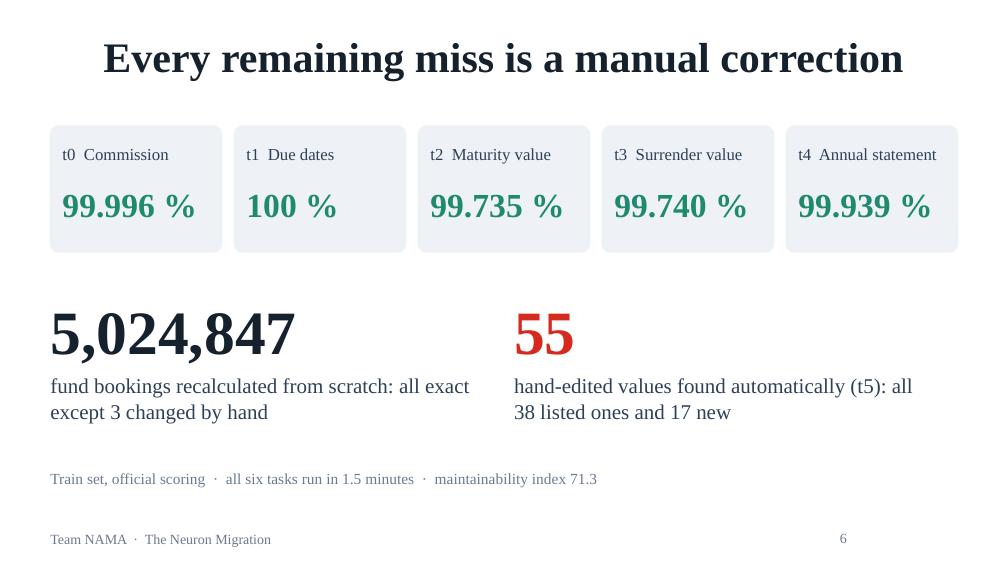
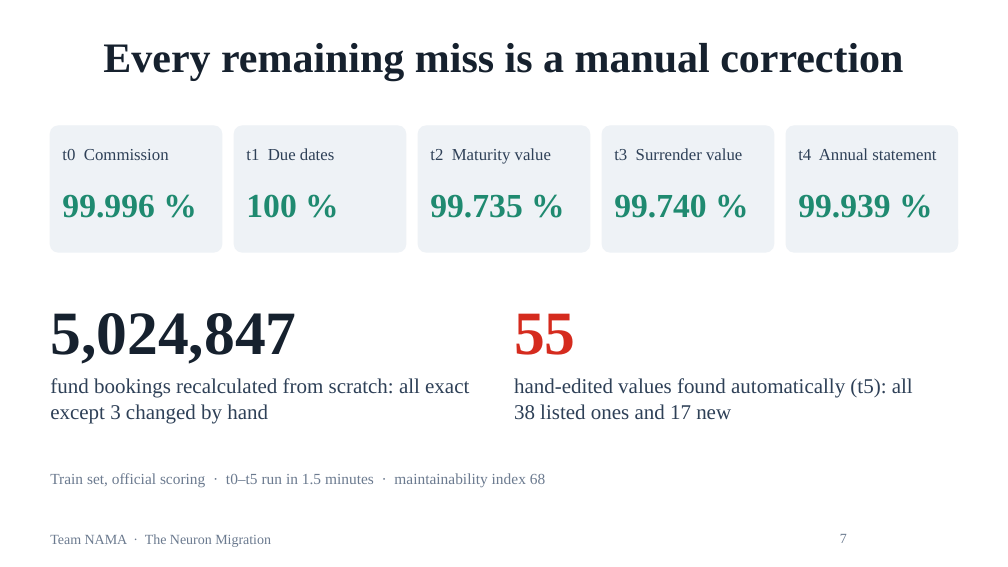
Before and after one commit to mj-amin-ece/Lifeware-Challenge, a slide deck: slide 7 of presentation/NAMA_Neuron_Migration.pptx (slide 6 before the commit). Drawn at 1008x567 pixels with LibreOffice and Linux fonts; fonts in the diff are those of the drawing; background and template pictures are left out. Boxes give left, top, right and bottom in pixels: in the first picture for what was removed or moved away, otherwise in the second. Text is boxed around its words. In the diff, an @@ line names an element or a change of style, - is before the commit and + after.

```diff
--- a/presentation/NAMA_Neuron_Migration.pptx
+++ b/presentation/NAMA_Neuron_Migration.pptx
@@ text at (50,473,545,488): text changed @@
-Train set, official scoring · all six tasks run in 1.5 minutes · maintainability index 71.3
+Train set, official scoring · t0–t5 run in 1.5 minutes · maintainability index 68
@@ page number at (840,534,847,543): text changed @@
-6
+7
```
Also in this commit, not shown: 3 other slides changed, 2 slides added, 1 slide removed, 7 other files.
